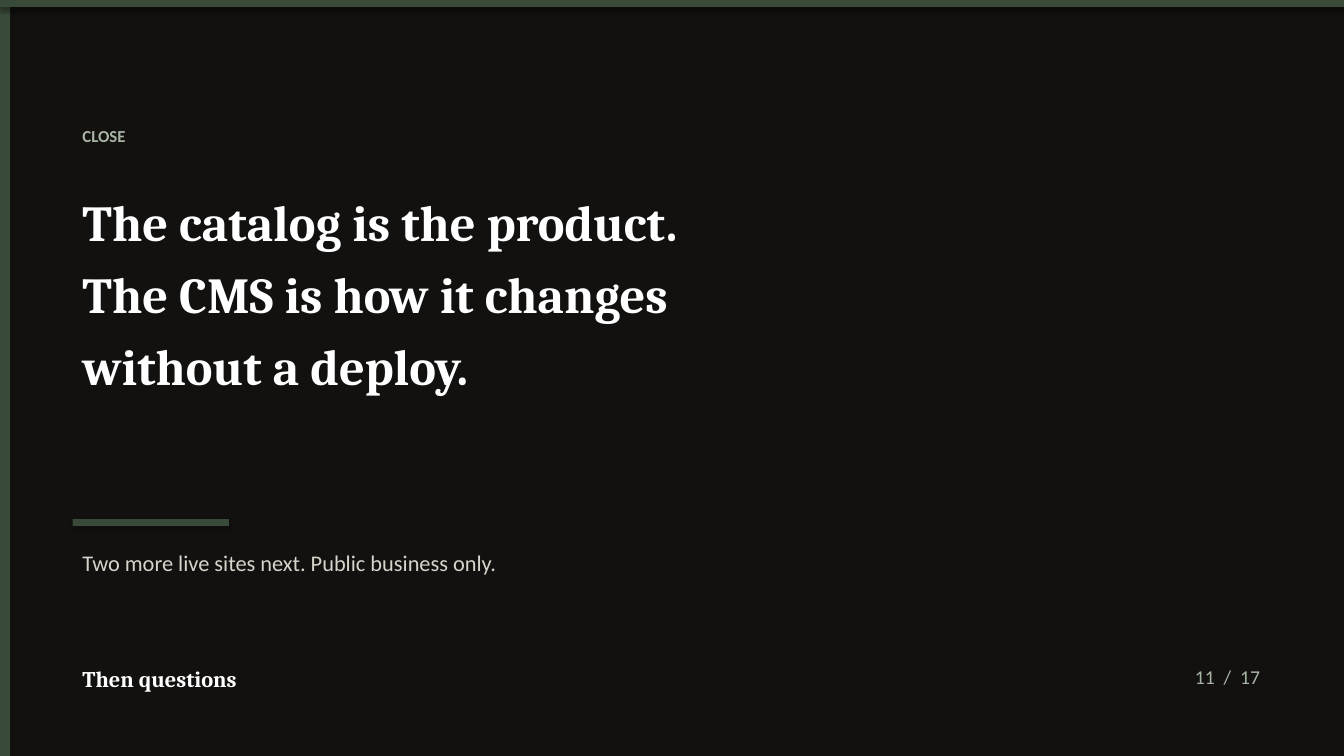
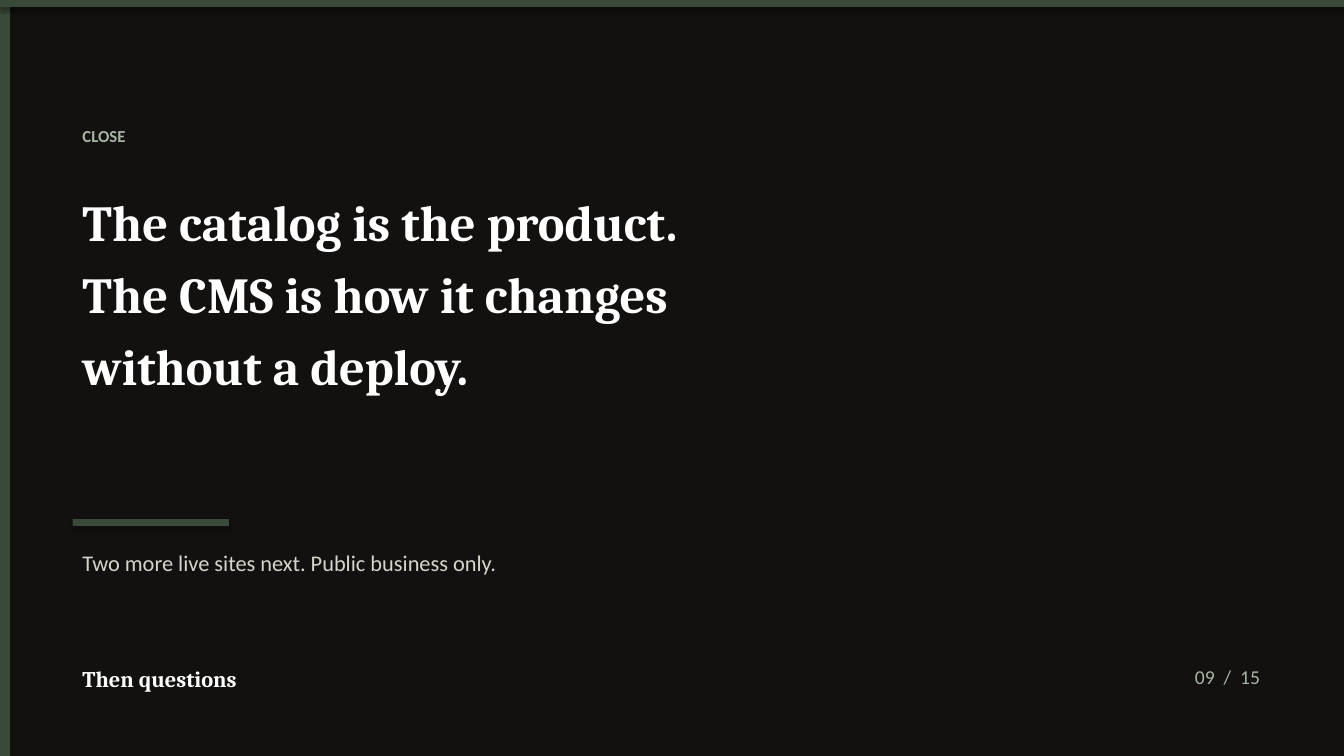
Before and after one commit to zenithzen543/vanta-presentation, a slide deck: slide 9 of presentation/Thorn-and-Furrow-Deck.pptx (slide 11 before the commit). Drawn at 1344x756 pixels with LibreOffice and Linux fonts; fonts in the diff are those of the drawing. Boxes give left, top, right and bottom in pixels: in the first picture for what was removed or moved away, otherwise in the second. Text is boxed around its words. In the diff, an @@ line names an element or a change of style, - is before the commit and + after.

```diff
--- a/presentation/Thorn-and-Furrow-Deck.pptx
+++ b/presentation/Thorn-and-Furrow-Deck.pptx
@@ text at [1195,671,1260,684]: text changed @@
-11 / 17
+09 / 15
```
Also in this commit, not shown: 13 other slides changed, 2 slides removed, 8 other files.
